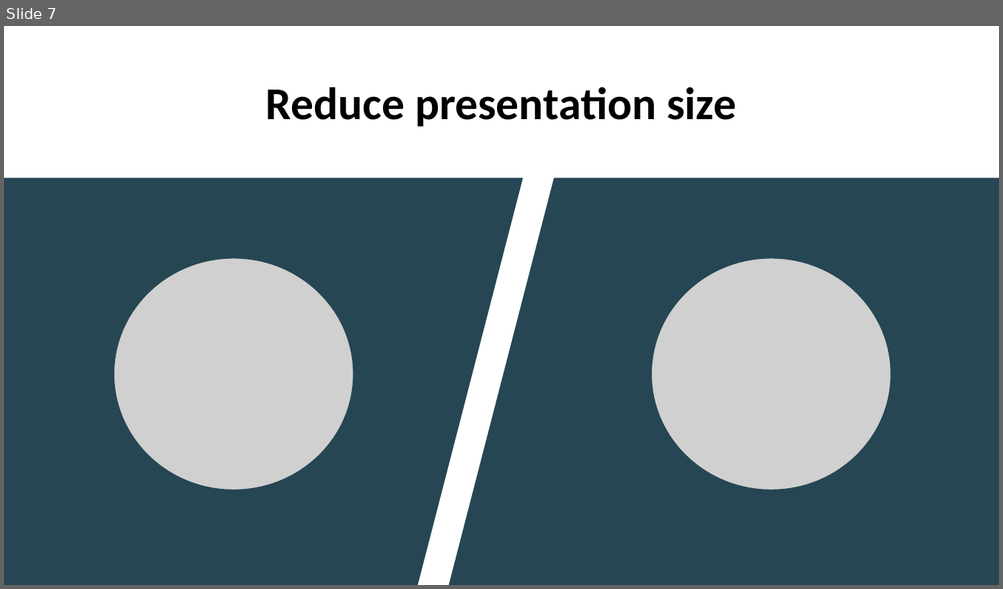
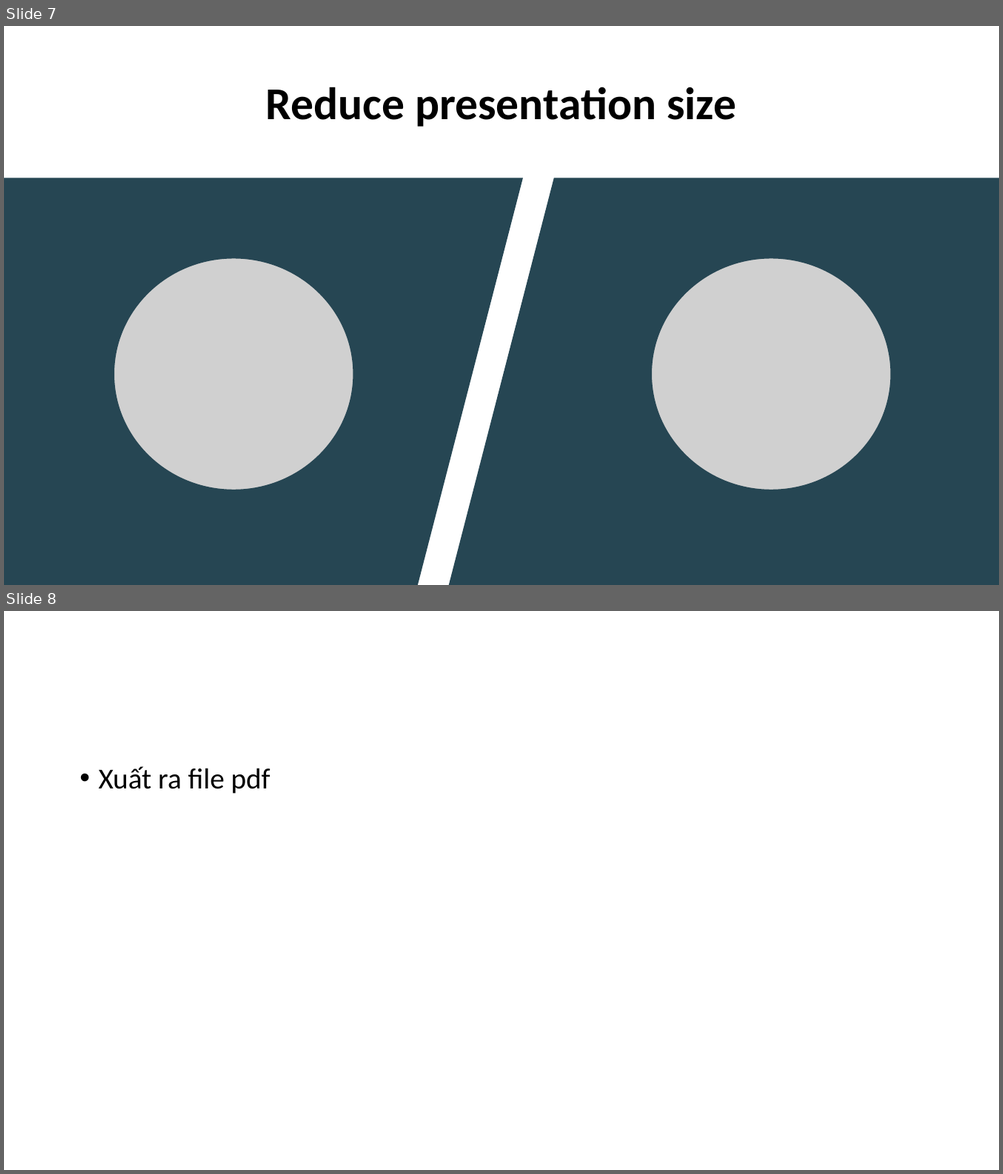
Before and after one commit to tranthanhbinh2603/PPTmasterclassV6_Powerpoint_from_A_to_Z, a slide deck: Section 4 - Polishing Presentations/Polishing Presentations - Final.pptx. Shown one above the other, each under a label of ours: slide 7 before the commit, slides 7 and 8 after it. The pictures are 1003x589 and 1003x1174 pixels, drawn with LibreOffice and Linux fonts; fonts in the diff are those of the drawing; grey boxes stand for pictures. Boxes give left, top, right and bottom in pixels: in the first picture for what was removed or moved away, otherwise in the second. Text is boxed around its words. In the diff, an @@ line names an element or a change of style, - is before the commit and + after.

```diff
--- a/Section 4 - Polishing Presentations/Polishing Presentations - Final.pptx
+++ b/Section 4 - Polishing Presentations/Polishing Presentations - Final.pptx
@@ slide 8 added at (4, 611, 999, 1170), background #FFFFFF @@
@@ text added at (99, 766, 270, 794), 28 pt, text #000000 @@
+• Xuất ra file pdf
```
Also in this commit, not shown: 6 slides changed, 4 other files.
